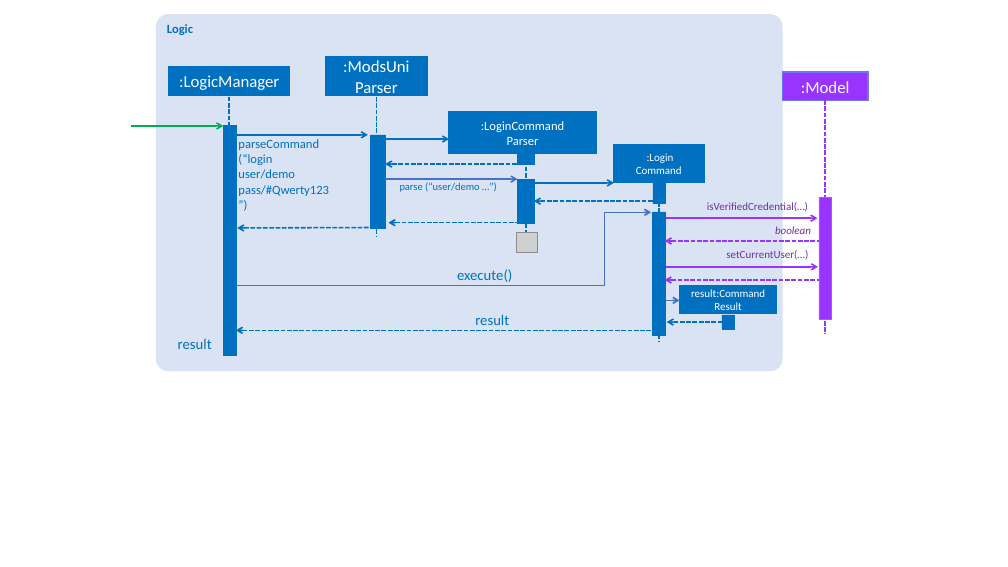
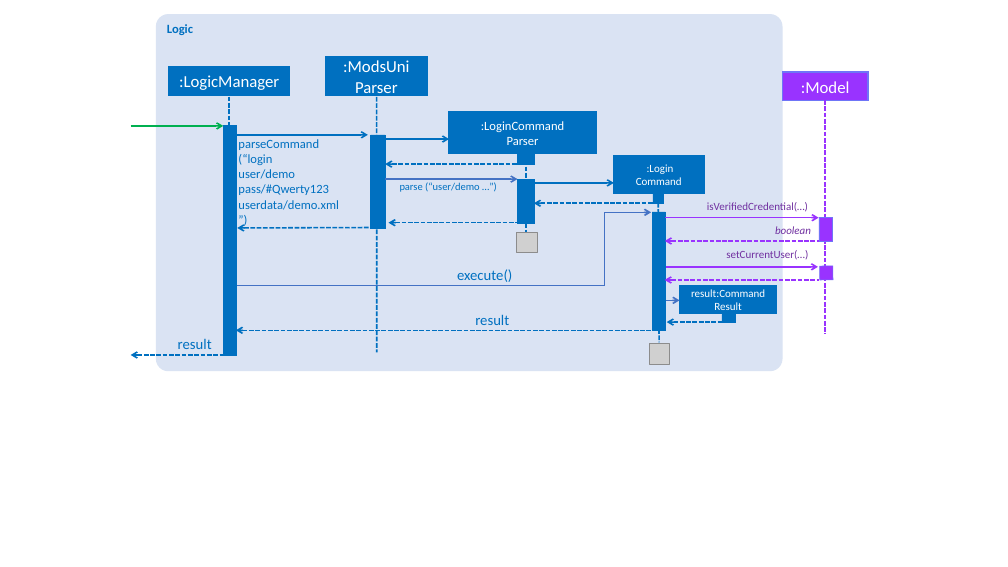
Before and after one commit to deming16/main, a slide deck: slide 1 of docs/diagrams/SDforLoginCommandLogicAndModel.pptx. Drawn at 1008x567 pixels with LibreOffice and Linux fonts; fonts in the diff are those of the drawing; grey boxes stand for pictures. Boxes give left, top, right and bottom in pixels: in the first picture for what was removed or moved away, otherwise in the second. Text is boxed around its words. In the diff, an @@ line names an element or a change of style, - is before the commit and + after.

Commit message:
docs: updated Sequence Diagrams for Login and Register Feature

```diff
--- a/docs/diagrams/SDforLoginCommandLogicAndModel.pptx
+++ b/docs/diagrams/SDforLoginCommandLogicAndModel.pptx
@@ line moved from (377, 97) - (377, 237) to (377, 97) - (377, 352) @@
@@ text at (238,154,339,210): text changed @@
-(“login
-user/demo
-pass/#Qwerty123
+(“login
+user/demo
+pass/#Qwerty123
+userdata/demo.xml
@@ rectangle ":Login": place and size @@
-rectangle ":Login" at (614,144,705,182)
+rectangle ":Login" at (614,156,705,194)
@@ rectangle: place and size @@
-rectangle at (653,183,666,203)
+rectangle at (653,191,664,204)
@@ line moved from (659, 183) - (659, 343) to (659, 191) - (659, 343) @@
@@ rectangle: place and size @@
-rectangle at (653,212,666,335)
+rectangle at (653,212,666,330)
@@ rectangle: place and size @@
-rectangle at (819,197,832,320)
+rectangle at (819,218,833,241)
@@ rectangle added at (820,266,833,280), fill #9933FF, outline #6F75F7 0.5 pt @@
@@ rectangle: place and size @@
-rectangle at (722,315,735,330)
+rectangle at (722,315,736,322)
@@ arrow added from (235, 355) to (131, 355), #0070C0 1.5 pt dashed @@
@@ picture added at (650,344,670,364) @@
```
Also in this commit, not shown: 7 other files.
